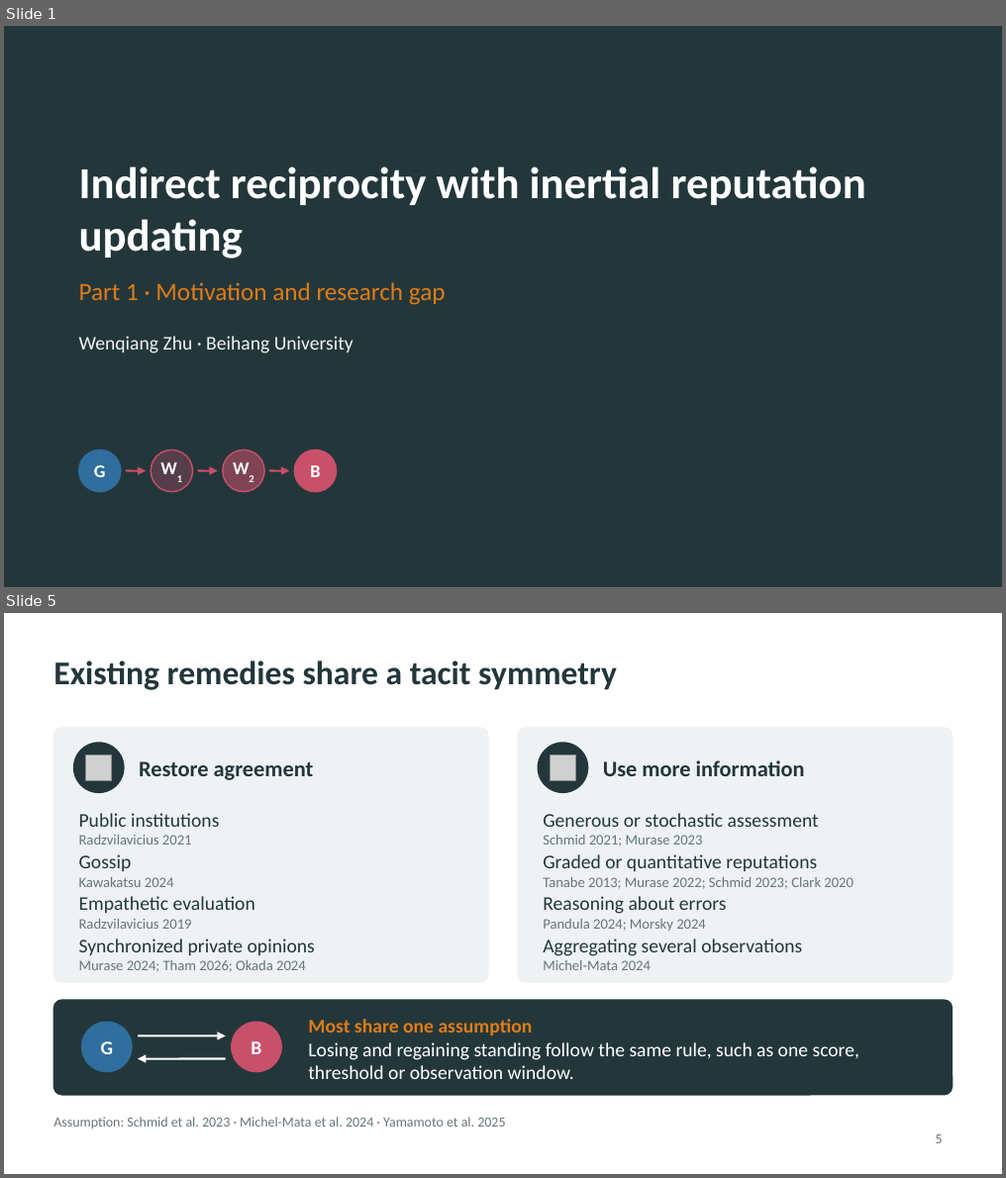
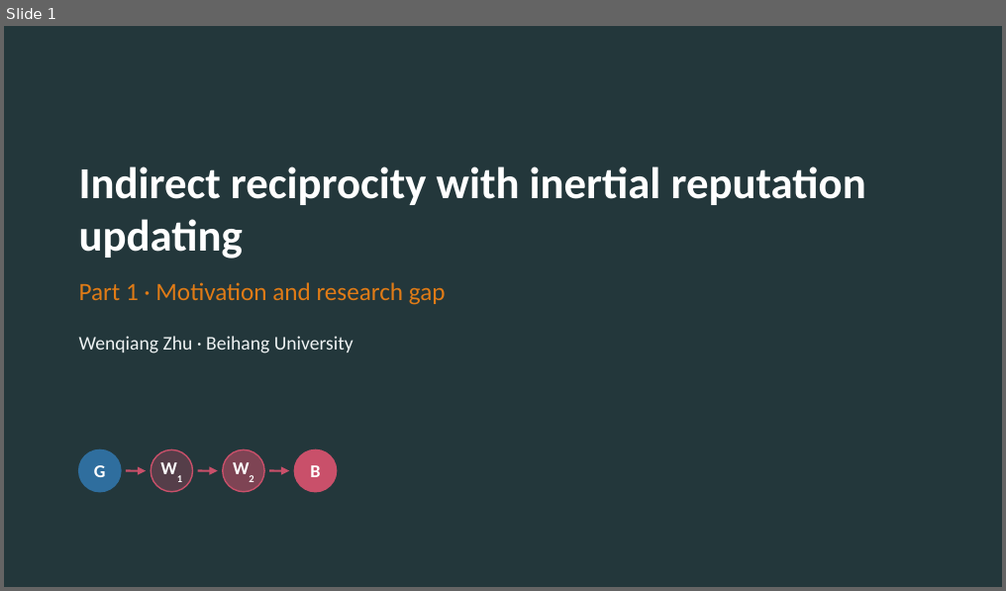
Before and after one commit to JoeWynn7/IR_paper, a slide deck: Slides/IR_motivation_section.pptx. Shown one above the other, each under a label of ours: slides 1 and 5 before the commit, slide 1 after it; the slides between them are not shown. The pictures are 1006x1178 and 1006x591 pixels, drawn with LibreOffice and Linux fonts; fonts in the diff are those of the drawing; grey boxes stand for pictures. Boxes give left, top, right and bottom in pixels: in the first picture for what was removed or moved away, otherwise in the second. Text is boxed around its words. In the diff, an @@ line names an element or a change of style, - is before the commit and + after.

```diff
--- a/Slides/IR_motivation_section.pptx
+++ b/Slides/IR_motivation_section.pptx
@@ slide 5 removed at (4,613,1002,1174), background #FFFFFF @@
@@ title removed at (54,661,617,690) @@
-Existing remedies share a tacit symmetry
@@ rounded rectangle removed at (54,728,488,982) @@
@@ rounded rectangle removed at (518,728,952,982) @@
@@ ellipse removed at (74,743,124,792) @@
@@ picture removed at (86,755,112,780) @@
@@ ellipse removed at (538,743,588,792) @@
@@ picture removed at (549,755,576,780) @@
@@ text removed at (603,761,805,776) @@
-Use more information
@@ text removed at (139,761,314,780) @@
-Restore agreement
@@ text removed at (79,813,219,845) @@
-Public institutions
-Radzvilavicius 2021
@@ text removed at (543,813,819,847) @@
-Generous or stochastic assessment
-Schmid 2021; Murase 2023
@@ text removed at (79,855,174,887) @@
-Gossip
-Kawakatsu 2024
@@ text removed at (543,855,853,889) @@
-Graded or quantitative reputations
-Tanabe 2013; Murase 2022; Schmid 2023; Clark 2020
@@ text removed at (79,896,255,929) @@
-Empathetic evaluation
-Radzvilavicius 2019
@@ text removed at (543,896,727,932) @@
-Reasoning about errors
-Pandula 2024; Morsky 2024
@@ text removed at (79,939,315,972) @@
-Synchronized private opinions
-Murase 2024; Tham 2026; Okada 2024
@@ text removed at (543,939,802,970) @@
-Aggregating several observations
-Michel-Mata 2024
@@ rounded rectangle removed at (54,1000,952,1095) @@
@@ ellipse removed at (82,1022,132,1072) @@
@@ ellipse removed at (232,1022,281,1072) @@
@@ text removed at (308,1019,859,1079) @@
-Most share one assumption
-Losing and regaining standing follow the same rule, such as one score, threshold or observation window.
@@ text removed at (101,1042,113,1055) @@
-G
@@ arrow removed from (138, 1036) to (226, 1036) @@
@@ text removed at (251,1042,261,1055) @@
-B
@@ arrow removed from (226, 1059) to (138, 1059) @@
@@ text removed at (54,1117,505,1129) @@
-Assumption: Schmid et al. 2023 · Michel-Mata et al. 2024 · Yamamoto et al. 2025
@@ page number removed at (936,1135,943,1144) @@
-5
```
Also in this commit, not shown: 1 slide changed, 5 slides added, 6 other slides removed, 21 other files.
